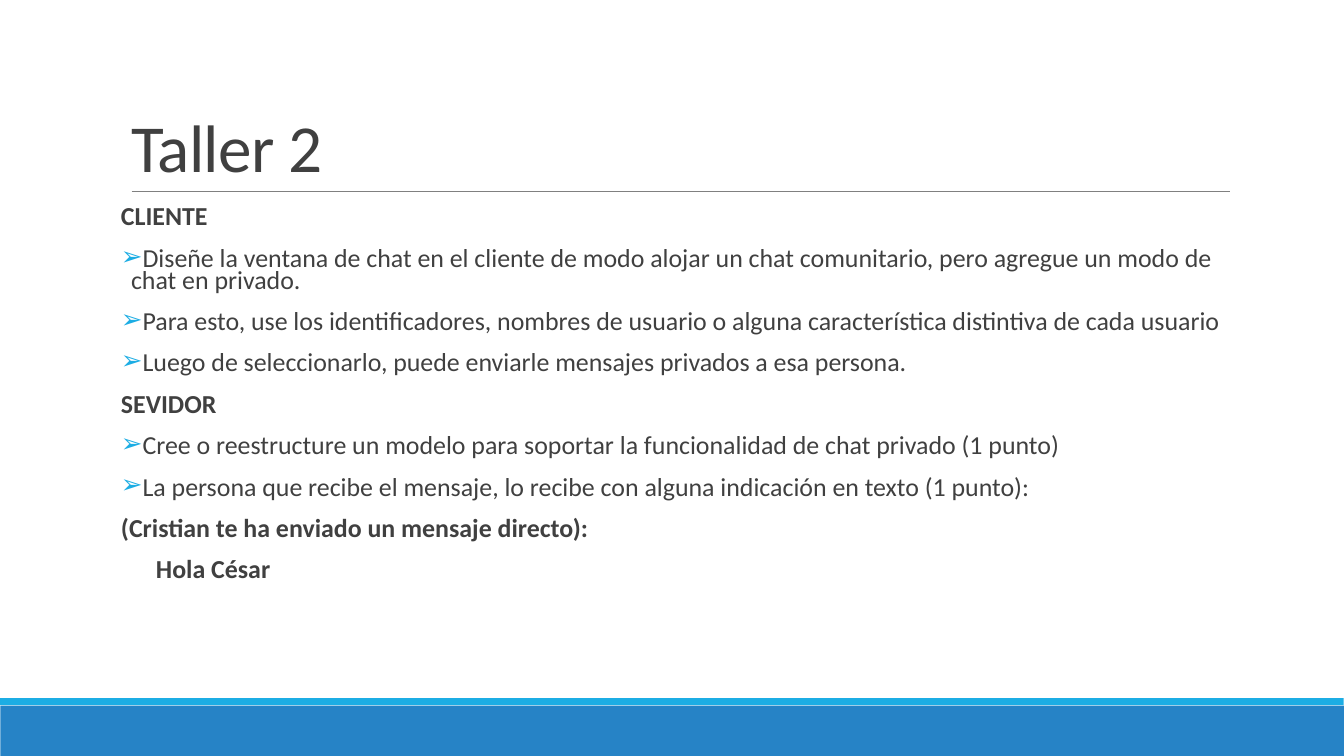
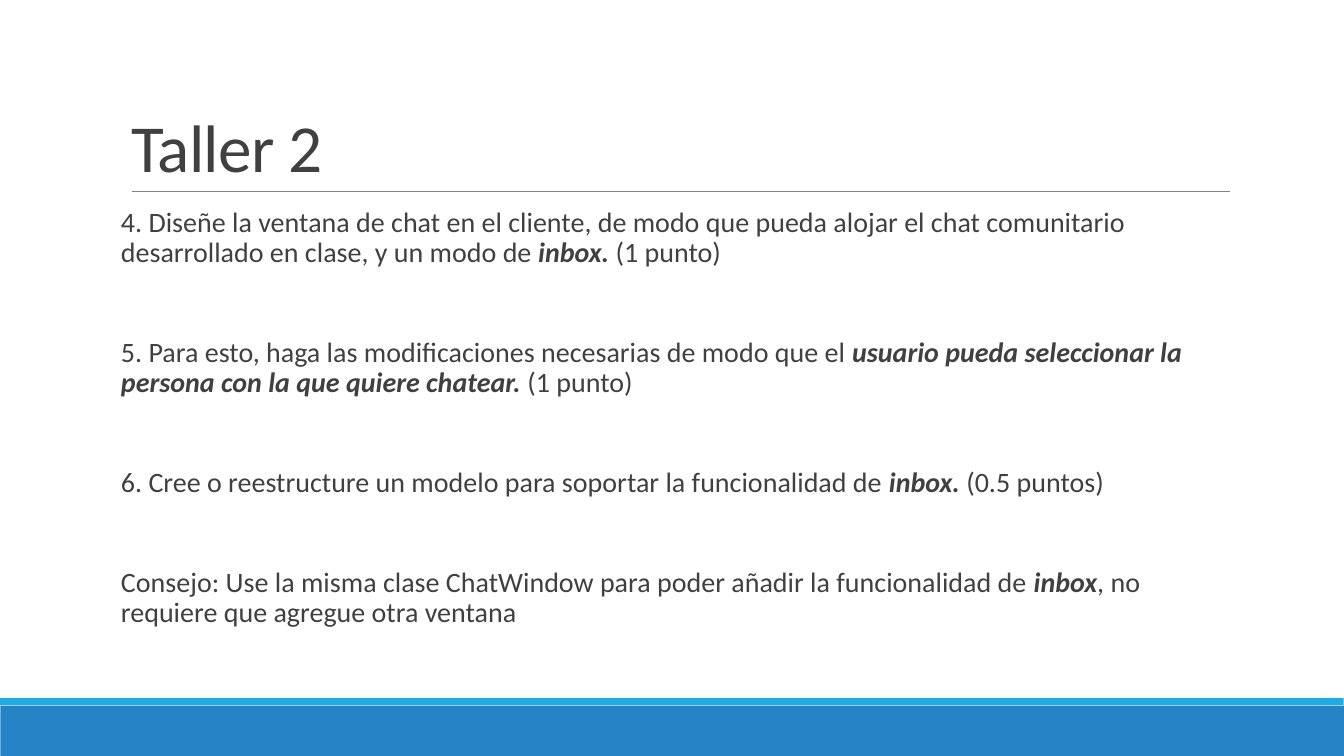
Before and after one commit to Domiciano/PrograRed201, a slide deck: slide 10 of Semana 6/Presentación.pptx. Drawn at 1344x756 pixels with LibreOffice and Linux fonts; fonts in the diff are those of the drawing. Boxes give left, top, right and bottom in pixels: in the first picture for what was removed or moved away, otherwise in the second. Text is boxed around its words. In the diff, an @@ line names an element or a change of style, - is before the commit and + after.

Commit message:
Semana 6 Taller

```diff
--- a/Semana 6/Presentación.pptx
+++ b/Semana 6/Presentación.pptx
@@ text at [121, 212, 1182, 627]: text changed; size 18.5 to 20 pt @@
-CLIENTE
-➢ Diseñe la ventana de chat en el cliente de modo alojar un chat comunitario, pero agregue un modo de chat en privado.
-➢ Para esto, use los identificadores, nombres de usuario o alguna característica distintiva de cada usuario
-➢ Luego de seleccionarlo, puede enviarle mensajes privados a esa persona.
-SEVIDOR
-➢ Cree o reestructure un modelo para soportar la funcionalidad de chat privado (1 punto)
-➢ La persona que recibe el mensaje, lo recibe con alguna indicación en texto (1 punto):
-(Cristian te ha enviado un mensaje directo):
-Hola César
+4. Diseñe la ventana de chat en el cliente, de modo que pueda alojar el chat comunitario desarrollado en clase, y un modo de inbox. (1 punto)
+5. Para esto, haga las modificaciones necesarias de modo que el usuario pueda seleccionar la persona con la que quiere chatear. (1 punto)
+6. Cree o reestructure un modelo para soportar la funcionalidad de inbox. (0.5 puntos)
+Consejo: Use la misma clase ChatWindow para poder añadir la funcionalidad de inbox, no requiere que agregue otra ventana
```
Also in this commit, not shown: 1 other slide changed.
